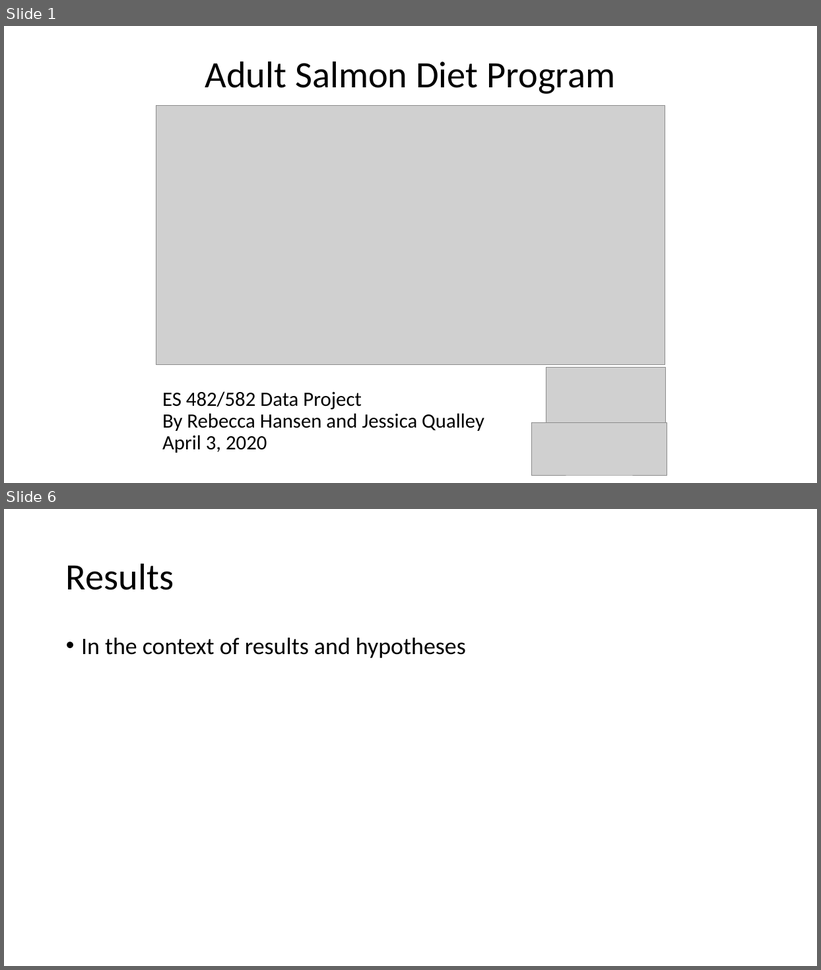
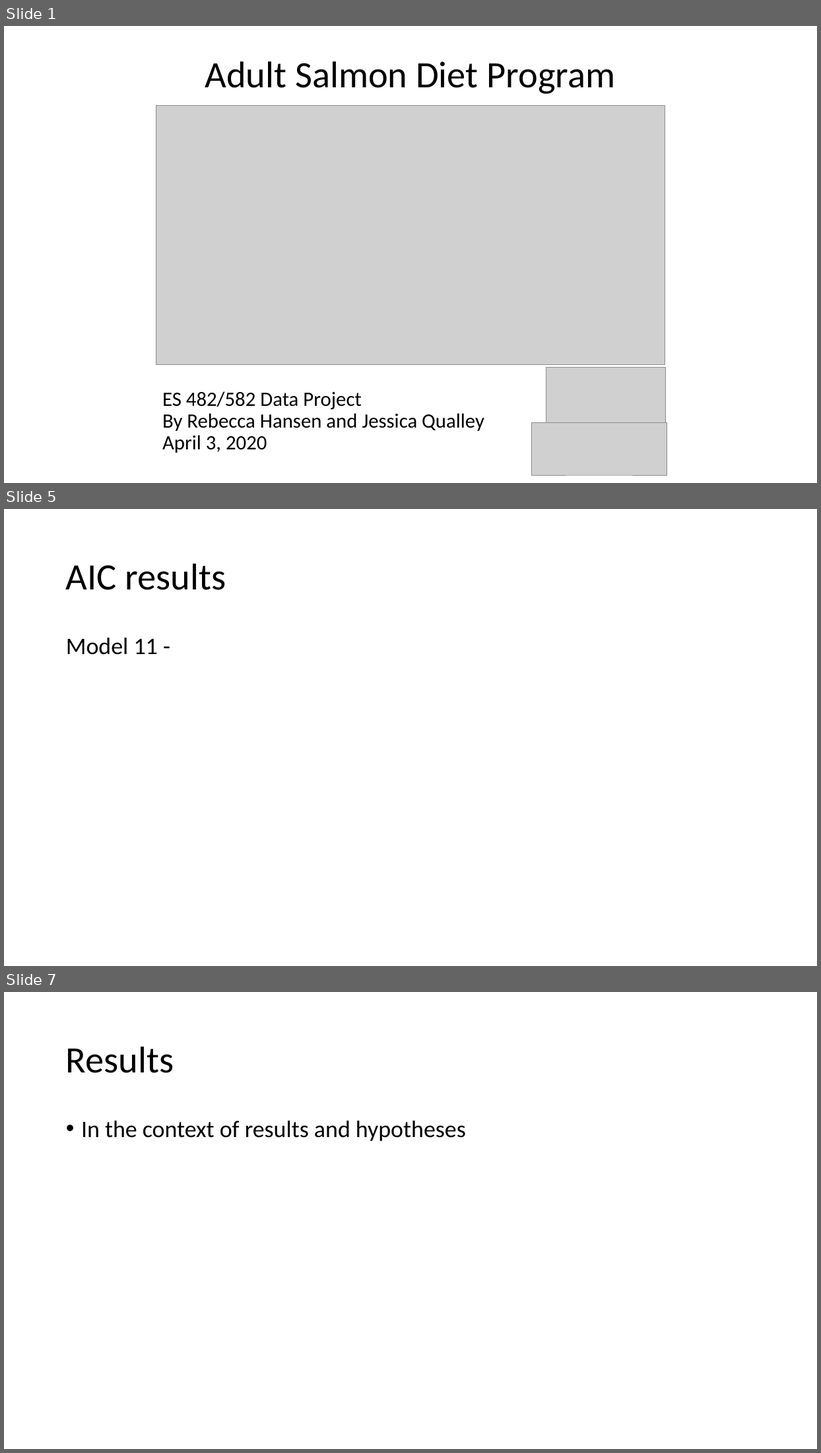
Before and after one commit to rghansen/ES482, a slide deck: ES data project presentation_salmon diet.pptx. Shown one above the other, each under a label of ours: slides 1 and 6 before the commit, slides 1, 5 and 7 after it; the slides between them are not shown. The pictures are 821x970 and 821x1453 pixels, drawn with LibreOffice and Linux fonts; fonts in the diff are those of the drawing; grey boxes stand for pictures. Boxes give left, top, right and bottom in pixels: in the first picture for what was removed or moved away, otherwise in the second. Text is boxed around its words. In the diff, an @@ line names an element or a change of style, - is before the commit and + after.

```diff
--- a/ES data project presentation_salmon diet.pptx
+++ b/ES data project presentation_salmon diet.pptx
@@ slide 5 added at (x1=4, y1=509, x2=817, y2=966), background #FFFFFF @@
@@ title added at (x1=66, y1=563, x2=226, y2=590), 44 pt, text #000000 @@
+AIC results
@@ text added at (x1=66, y1=638, x2=158, y2=655), 28 pt, text #000000 @@
+Model 11 -
@@ what was slide 6 is now slide 7 @@
```
Also in this commit, not shown: 4 slides changed, 1 other slide added.
